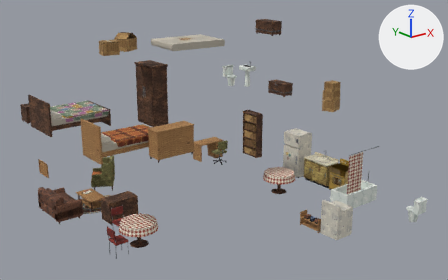
A saved change to the glTF model THE_VEIL_ASSETS_V2/03_Residential/House_Variants/RES_House_Farmhouse_Furnishing.glb.
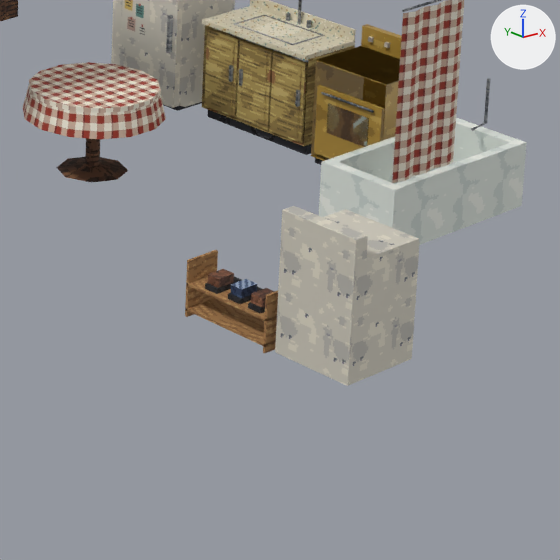
Each version is shown whole from a camera (50 mm lens) standing at (-12.19, -23.49, 9.25) and looking at (-0.01, -8.26, 3.16), then close up on the part from 58% to 86% of the width and 55% to 100% of the height. The axes (+X, +Y, +Z) are drawn at upper right. The lights are the same throughout. The first two pictures are the older version. Objects named as collision shapes, trigger or cutter boxes, shadow casters or lower levels of detail are left out. Where no turn or scale is listed for an object, it has been applied to the vertices. Vertices at exactly the same position are counted once.

The scene before the commit, as lines of its bpy script (objects in view):
```python
ob_res_house_farmhouse_furnishing_mesh = bpy.data.objects.new('RES_House_Farmhouse_Furnishing_Mesh', me_res_house_farmhouse_furnishing_mesh)
ob_res_house_farmhouse_furnishing_mesh.location = (0.0, 0.0, 0.0)
```
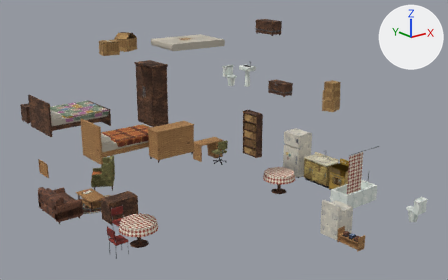
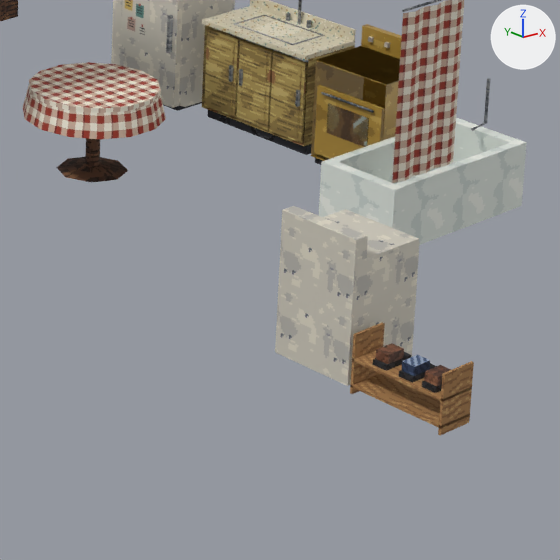
The change in detail:
me_res_house_farmhouse_furnishing_mesh has 2843 vertices, 4222 faces and spans x -4.91..4.9, y -13.02..-3.12, z 0.6..6.69.
me_res_house_farmhouse_furnishing_mesh is used by ob_res_house_farmhouse_furnishing_mesh; location (0.0, 0.0, 0.0).
me_res_house_farmhouse_furnishing_mesh part 1: the loose piece of 8 vertices spanning x 1.33..1.49, y -11.31..-11.19, z 0.91..0.98 is moved by (0.0, -1.6, 0.0).
me_res_house_farmhouse_furnishing_mesh part 2: the loose piece of 8 vertices spanning x 1.33..1.49, y -10.88..-10.77, z 0.91..0.98 is moved by (0.0, -1.6, 0.0).
me_res_house_farmhouse_furnishing_mesh part 3: the loose piece of 8 vertices spanning x 1.27..1.58, y -11.4..-10.6, z 0.65..0.67 is moved by (0.0, -1.6, 0.0).
me_res_house_farmhouse_furnishing_mesh part 4: the loose piece of 8 vertices spanning x 1.27..1.58, y -11.4..-10.6, z 0.85..0.87 is moved by (0.0, -1.6, 0.0).
me_res_house_farmhouse_furnishing_mesh part 5: the loose piece of 8 vertices spanning x 1.27..1.58, y -11.4..-11.38, z 0.6..1.05 is moved by (0.0, -1.6, 0.0).
me_res_house_farmhouse_furnishing_mesh part 6: the loose piece of 8 vertices spanning x 1.27..1.58, y -10.62..-10.6, z 0.6..1.05 is moved by (0.0, -1.6, 0.0).
me_res_house_farmhouse_furnishing_mesh part 7: the loose piece of 8 vertices spanning x 1.3..1.57, y -11.31..-11.19, z 0.87..0.91 is moved by (0.0, -1.6, 0.0).
me_res_house_farmhouse_furnishing_mesh part 8: the loose piece of 8 vertices spanning x 1.3..1.57, y -11.11..-10.99, z 0.87..0.91 is moved by (0.0, -1.6, 0.0).
me_res_house_farmhouse_furnishing_mesh part 9: the loose piece of 8 vertices spanning x 1.3..1.57, y -10.88..-10.76, z 0.87..0.91 is moved by (0.0, -1.6, 0.0).
me_res_house_farmhouse_furnishing_mesh part 10: the loose piece of 8 vertices spanning x 1.33..1.49, y -11.1..-10.99, z 0.91..0.98 is moved by (0.0, -1.6, 0.0).

Changed parts and their boxes (x1, y1, x2, y2) in the close-ups (560 x 560 px; the box of a moved part takes in the faces that stretch with it):
'RES_House_Farmhouse_Furnishing_Mesh', reshaped
    before: (0, 0, 527, 386)
    after: (0, 0, 527, 435)
part 1 of me_res_house_farmhouse_furnishing_mesh, moved or reshaped
    before: (251, 288, 275, 307)
    after: (424, 365, 451, 386)
part 2 of me_res_house_farmhouse_furnishing_mesh, moved or reshaped
    before: (208, 269, 234, 288)
    after: (376, 343, 404, 364)
part 3 of me_res_house_farmhouse_furnishing_mesh, moved or reshaped
    before: (186, 298, 275, 346)
    after: (350, 373, 468, 429)
part 4 of me_res_house_farmhouse_furnishing_mesh, moved or reshaped
    before: (188, 276, 277, 322)
    after: (354, 350, 471, 402)
part 5 of me_res_house_farmhouse_furnishing_mesh, moved or reshaped
    before: (263, 291, 278, 353)
    after: (438, 361, 474, 435)
part 6 of me_res_house_farmhouse_furnishing_mesh, moved or reshaped
    before: (185, 250, 218, 317)
    after: (350, 322, 385, 394)
part 7 of me_res_house_farmhouse_furnishing_mesh, moved or reshaped
    before: (248, 302, 265, 314)
    after: (422, 381, 442, 393)
part 8 of me_res_house_farmhouse_furnishing_mesh, moved or reshaped
    before: (228, 287, 262, 304)
    after: (399, 363, 437, 383)
part 9 of me_res_house_farmhouse_furnishing_mesh, moved or reshaped
    before: (205, 276, 242, 294)
    after: (373, 352, 412, 371)
part 10 of me_res_house_farmhouse_furnishing_mesh, moved or reshaped
    before: (230, 279, 257, 298)
    after: (402, 355, 430, 376)
